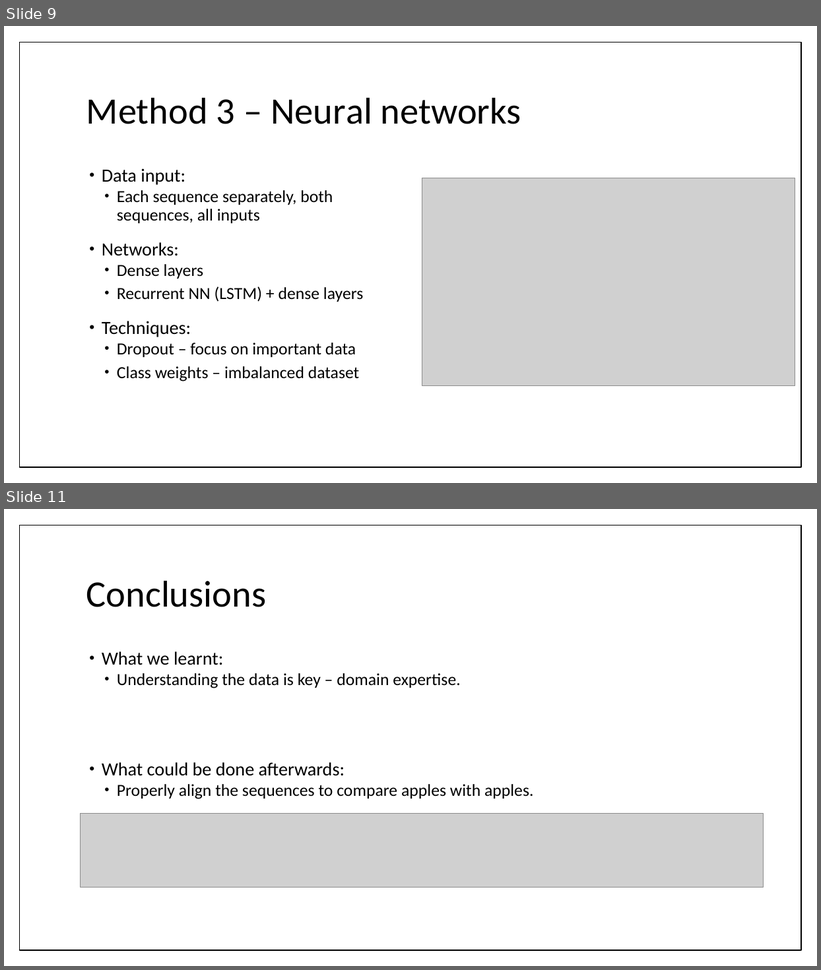
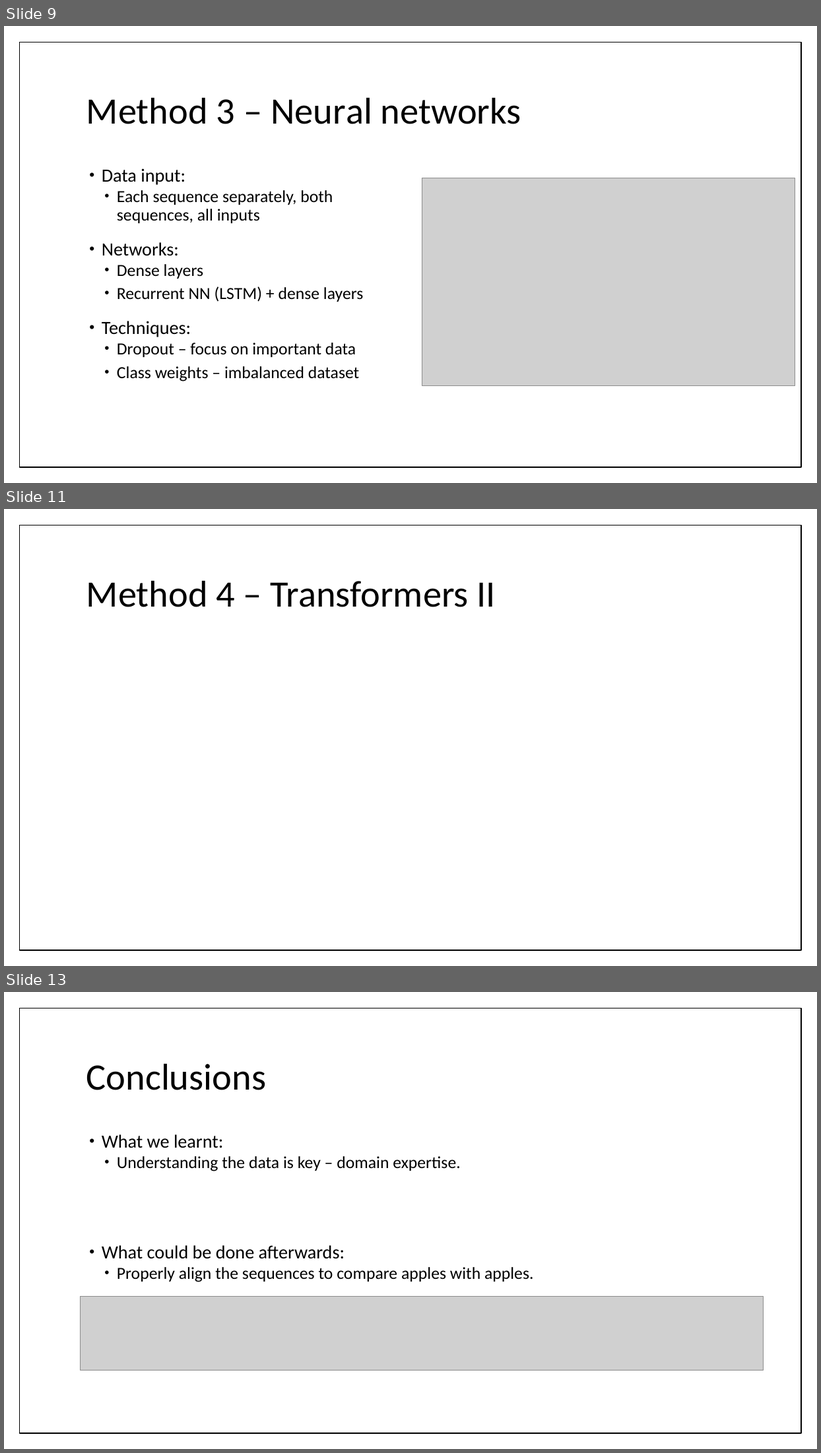
Before and after one commit to bl1zzardx/hivprogression, a slide deck: hivprogression/peer-seminar.pptx. Shown one above the other, each under a label of ours: slides 9 and 11 before the commit, slides 9, 11 and 13 after it; the slides between them are not shown. The pictures are 821x970 and 821x1453 pixels, drawn with LibreOffice and Linux fonts; fonts in the diff are those of the drawing; grey boxes stand for pictures. Boxes give left, top, right and bottom in pixels: in the first picture for what was removed or moved away, otherwise in the second. Text is boxed around its words. In the diff, an @@ line names an element or a change of style, - is before the commit and + after.

```diff
--- a/hivprogression/peer-seminar.pptx
+++ b/hivprogression/peer-seminar.pptx
@@ slide 11 added at (4,509,817,966), background #FFFFFF; not listed: 1 template element that a slide beside it also shows @@
@@ title added at (86,580,496,607), 44 pt, text #000000 @@
+Method 4 – Transformers II
@@ what was slide 11 is now slide 13 @@
```
Also in this commit, not shown: 1 slide changed, 1 other slide added, 1 other file.
